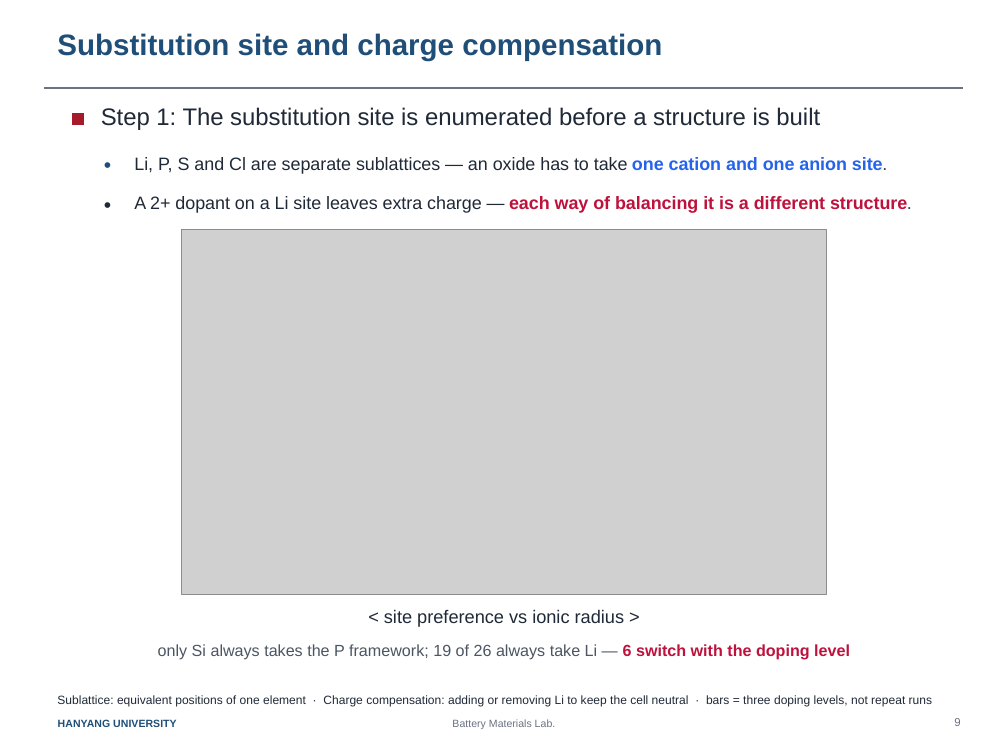
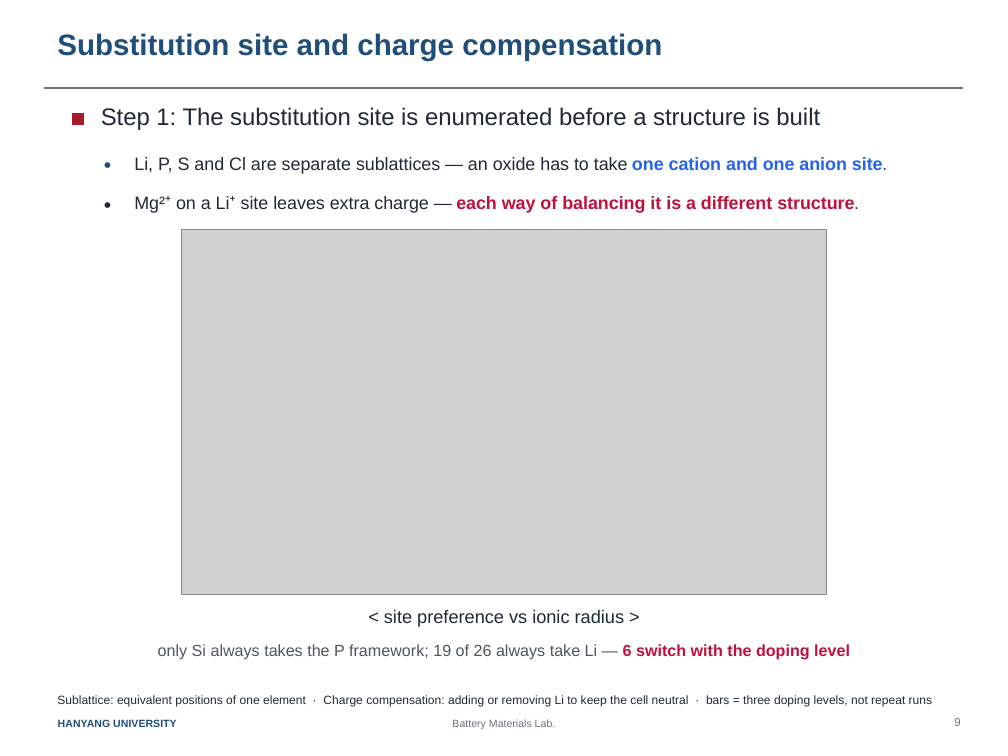
Before and after one commit to yonghoon7153-source/Yonghoon-DEM-DFT, a slide deck: slide 1 of docs/Slide09_site_and_charge.pptx. Drawn at 1008x756 pixels with LibreOffice and Linux fonts; fonts in the diff are those of the drawing; grey boxes stand for pictures. Boxes give left, top, right and bottom in pixels: in the first picture for what was removed or moved away, otherwise in the second. Text is boxed around its words. In the diff, an @@ line names an element or a change of style, - is before the commit and + after.

```diff
--- a/docs/Slide09_site_and_charge.pptx
+++ b/docs/Slide09_site_and_charge.pptx
@@ text at (134,196,859,213): text changed @@
-A 2+ dopant on a Li site leaves extra charge — each way of balancing it is a different structure.
+Mg²⁺ on a Li⁺ site leaves extra charge — each way of balancing it is a different structure.
```
Also in this commit, not shown: 2 other files.
